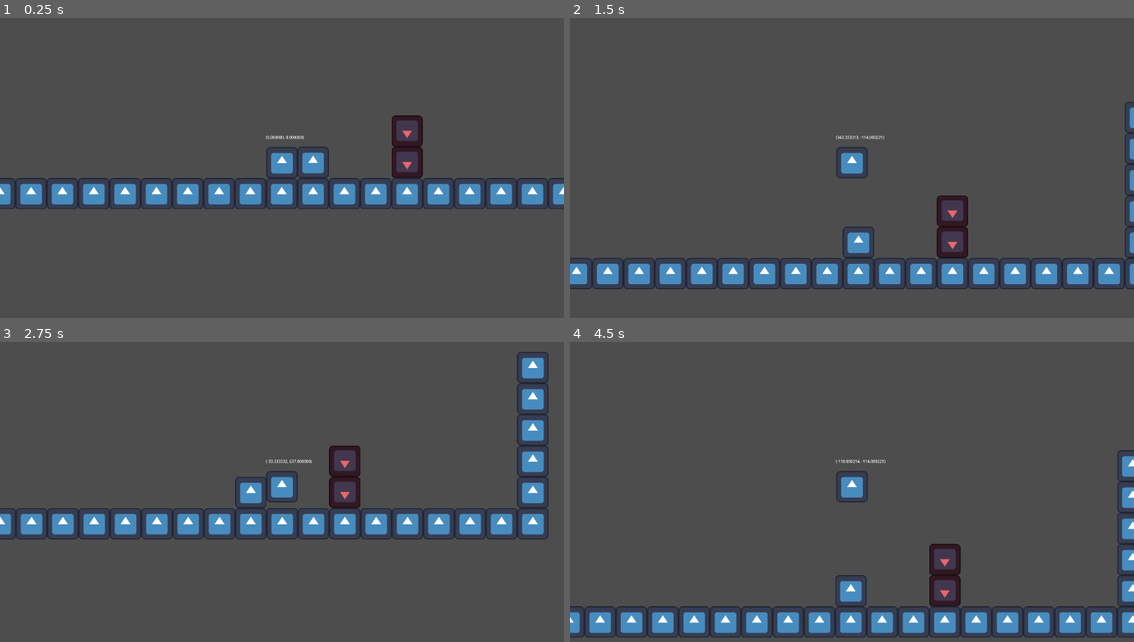
Above: before the commit, frames 1-4 (two rows, left to right).
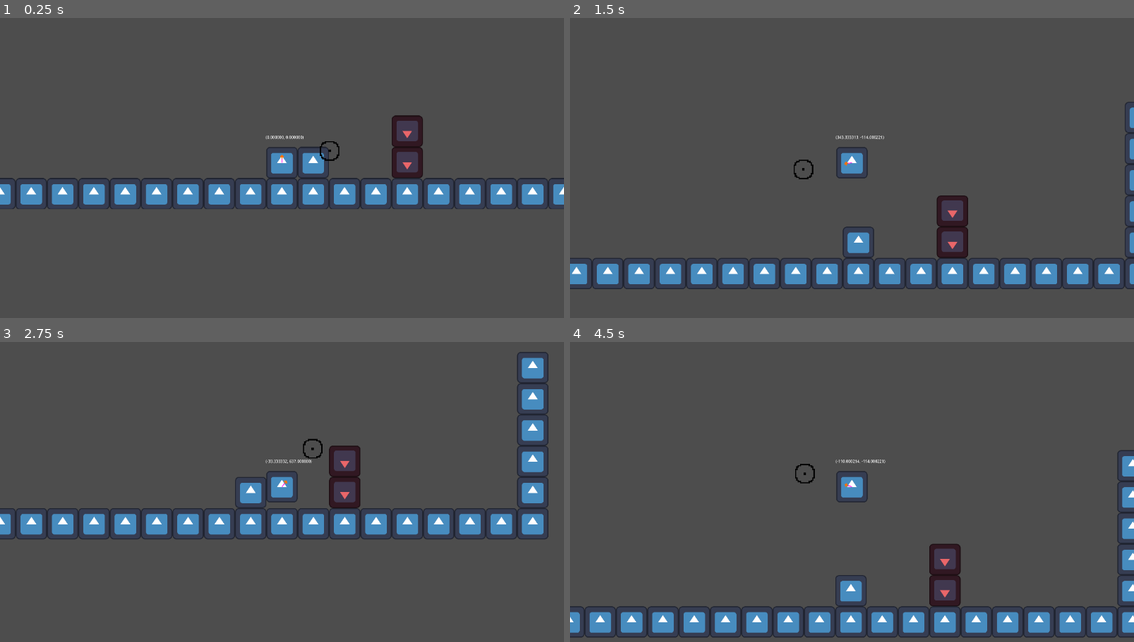
Above: after the commit, the same moments.

Repository: CWmain/ParryPlatformer
Game: Godot game, scene res://levels/test_level.tscn
The game is run twice, just before and just after one commit, with the same random seed, the same clock (stepped at 60 frames per second) and the same inputs. The engine's default icon, where the game draws it, is replaced by a stand-in: a white triangle on a blue panel in a dark square.
Inputs (mouse positions are in pixels of both pictures, inside the frame that each line leads up to):
- Up to frame 1 (0.25 s): no input
- Up to frame 2 (1.5 s): tap Enter at 0.5 s; move the mouse to (976, 147) at 0.52 s; hold Right (right) from 0.53 s (still down); right-click (976, 147) at 0.6 s; tap W (jump) at 0.77 s; move the mouse to (739, 180) at 1.27 s; right-click (739, 180) at 1.35 s
- Up to frame 3 (2.75 s): tap W (jump) at 1.52 s; move the mouse to (338, 417) at 2.02 s; release Right (right) at 2.03 s; hold A (left) from 2.03 s (still down); right-click (338, 417) at 2.1 s
- Up to frame 4 (4.5 s): move the mouse to (823, 549) at 2.77 s; release A (left) at 2.78 s; hold Right (right) 2.78-4.28 s; right-click (823, 549) at 2.85 s; tap W (jump) at 3.02, 3.77 s; move the mouse to (1021, 534) at 3.52 s; right-click (1021, 534) at 3.6 s; move the mouse to (682, 438) at 4.27 s; hold A (left) from 4.28 s (still down); right-click (682, 438) at 4.35 s

The runs differ from the first frame. In frame 1, 0.7% of the frame differs, in the area x 0-100%, y 37-63%; in frame 2, 0.1%; in frame 3, 0.5%; in frame 4, 0.4%.

Commit message:
Basic grapple made, need to make it remeber where the click was, and maybe refactor so it dosen't need to change 3 variables, but thats a maybe

Diff:
--- a/levels/test_level.tscn
+++ b/levels/test_level.tscn
@@ -32,10 +32,10 @@
 
 [node name="Test_Level" type="Node2D"]
 
-[node name="CharacterBody2D" parent="." instance=ExtResource("1_180av")]
-position = Vector2(71, -74)
-
 [node name="TileMap" type="TileMap" parent="."]
 tile_set = SubResource("TileSet_d31uy")
 format = 2
 layer_0/tile_data = PackedInt32Array(0, 0, 0, 1, 0, 0, 2, 0, 0, 3, 0, 0, 4, 0, 0, 65535, 0, 0, 65534, 0, 0, 65533, 0, 0 …(1109 unchanged characters)…
+
+[node name="CharacterBody2D" parent="." instance=ExtResource("1_180av")]
+position = Vector2(71, -74)
--- /dev/null
+++ b/objects/grapple_hook.tscn
@@ -0,0 +1,31 @@
+[gd_scene load_steps=5 format=3 uid="uid://brcbjs6gq08tt"]
+
+[ext_resource type="Script" path="res://scripts/GrappleHook.gd" id="1_8ahqd"]
+[ext_resource type="Texture2D" uid="uid://cynql5ctgii1a" path="res://sprites/crosshair.png" id="2_pxbsi"]
+[ext_resource type="Texture2D" uid="uid://kmwp4gp6kc1x" path="res://sprites/grapple_rope.png" id="3_v8wnh"]
+[ext_resource type="Texture2D" uid="uid://d2s44qn8phn1q" path="res://sprites/grapple_tip.png" id="4_fqinw"]
+
+[node name="GrappleHook" type="Node2D"]
+script = ExtResource("1_8ahqd")
+_grapple_length = 1000.0
+
+[node name="CrossHair" type="Sprite2D" parent="."]
+scale = Vector2(5, 5)
+texture = ExtResource("2_pxbsi")
+
+[node name="Rope" type="TextureRect" parent="."]
+anchors_preset = 5
+anchor_left = 0.5
+anchor_right = 0.5
+offset_left = -8.0
+offset_top = -16.0
+offset_right = 8.0
+grow_horizontal = 2
+pivot_offset = Vector2(8, 16)
+size_flags_vertical = 3
+texture = ExtResource("3_v8wnh")
+stretch_mode = 1
+
+[node name="Tip" type="Sprite2D" parent="Rope"]
+position = Vector2(8, -8)
+texture = ExtResource("4_fqinw")
--- a/objects/player.tscn
+++ b/objects/player.tscn
@@ -1,7 +1,8 @@
-[gd_scene load_steps=5 format=3 uid="uid://b4qjpodd7kvoc"]
+[gd_scene load_steps=6 format=3 uid="uid://b4qjpodd7kvoc"]
 
 [ext_resource type="Texture2D" uid="uid://5hnn81diydxj" path="res://icon.svg" id="1_dj2ka"]
 [ext_resource type="Script" path="res://scripts/player.gd" id="1_uusmc"]
+[ext_resource type="PackedScene" uid="uid://brcbjs6gq08tt" path="res://objects/grapple_hook.tscn" id="3_olwds"]
 
 [sub_resource type="RectangleShape2D" id="RectangleShape2D_kb4k6"]
 size = Vector2(126, 126)
@@ -49,6 +50,8 @@
 offset_bottom = -84.0
 text = "Speed"
 
+[node name="GrappleHook" parent="." instance=ExtResource("3_olwds")]
+
 [connection signal="body_entered" from="WallJumpDetection/WallJumpDetectorRight" to="." method="_on_wall_jump_detector_right_body_entered"]
 [connection signal="body_exited" from="WallJumpDetection/WallJumpDetectorRight" to="." method="_on_wall_jump_detector_right_body_exited"]
 [connection signal="body_entered" from="WallJumpDetection/WallJumpDetectorLeft" to="." method="_on_wall_jump_detector_left_body_entered"]
--- a/project.godot
+++ b/project.godot
@@ -40,6 +40,12 @@
 "deadzone": 0.5,
 "events": [Object(InputEventKey,"resource_local_to_scene":false,"resource_name":"","device":-1,"window_id":0,"alt_pressed":false,"shift_pressed":false,"ctrl_pressed":false,"meta_pressed":false,"pressed":false,"keycode":0,"physical_keycode":83,"key_label":0,"unicode":115,"echo":false,"script":null)
 , Object(InputEventKey,"resource_local_to_scene":false,"resource_name":"","device":-1,"window_id":0,"alt_pressed":false,"shift_pressed":false,"ctrl_pressed":false,"meta_pressed":false,"pressed":false,"keycode":0,"physical_keycode":4194322,"key_label":0,"unicode":0,"echo":false,"script":null)
+, Object(InputEventKey,"resource_local_to_scene":false,"resource_name":"","device":-1,"window_id":0,"alt_pressed":false,"shift_pressed":false,"ctrl_pressed":false,"meta_pressed":false,"pressed":false,"keycode":0,"physical_keycode":4194326,"key_label":0,"unicode":0,"echo":false,"script":null)
+]
+}
+grapple={
+"deadzone": 0.5,
+"events": [Object(InputEventMouseButton,"resource_local_to_scene":false,"resource_name":"","device":-1,"window_id":0,"alt_pressed":false,"shift_pressed":false,"ctrl_pressed":false,"meta_pressed":false,"button_mask":0,"position":Vector2(0, 0),"global_position":Vector2(0, 0),"factor":1.0,"button_index":2,"canceled":false,"pressed":false,"double_click":false,"script":null)
 ]
 }
 
@@ -47,3 +53,7 @@
 
 2d_physics/layer_1="Ground and Walls"
 2d_physics/layer_2="Wall Jump"
+
+[rendering]
+
+textures/canvas_textures/default_texture_filter=0
--- /dev/null
+++ b/scripts/GrappleHook.gd
@@ -0,0 +1,29 @@
+extends Node2D
+
+
+@export var _cross_hair_radius : float = 200
+@export var _grapple_length : float = 500
+@export var _grapple_rope_speed : float = 100
+@onready var _cross_hair = $CrossHair
+
+@onready var _rope = $Rope
+
+var isGrappling: bool = false
+var _mouse_pos_normal: Vector2 = Vector2(1,0)
+
+func _process(_delta):
+	_mouse_pos_normal = get_local_mouse_position().normalized()
+	_cross_hair.position = _mouse_pos_normal * _cross_hair_radius
+
+func _physics_process(_delta):
+	if isGrappling:
+		_rope.rotation = _cross_hair.position.angle() + PI/2
+		if _rope.size.y < _grapple_length:
+			_rope.size.y += _grapple_rope_speed
+			_rope.pivot_offset.y += _grapple_rope_speed
+			_rope.position.y -= _grapple_rope_speed
+	else:
+		if _rope.size.y > 16:
+			_rope.size.y -= _grapple_rope_speed
+			_rope.pivot_offset.y -= _grapple_rope_speed
+			_rope.position.y += _grapple_rope_speed
--- a/scripts/player.gd
+++ b/scripts/player.gd
@@ -17,6 +17,7 @@
 const WALL_JUMP_SPEED = 1000
 
 @onready var speed_label = $SpeedLabel
+@onready var grapple_hook = $GrappleHook
 
 # Get the gravity from the project settings to be synced with RigidBody nodes.
 var gravity = ProjectSettings.get_setting("physics/2d/default_gravity")
@@ -44,6 +45,13 @@
 	# Handle hold down
 	if Input.is_action_just_pressed("down") and !is_on_floor():
 		velocity.y = -JUMP_VELOCITY
+
+	if Input.is_action_just_pressed("grapple"):
+		print("here\n")
+		grapple_hook.isGrappling = true
+
+	if Input.is_action_just_released("grapple"):
+		grapple_hook.isGrappling = false
 
 	# Get the input direction and handle the movement/deceleration.
 	# As good practice, you should replace UI actions with custom gameplay actions.
Binary file added: sprites/crosshair.png
Not shown, added: sprites/crosshair.png.import
Binary file added: sprites/grapple_rope.png
Not shown, added: sprites/grapple_rope.png.import
Binary file added: sprites/grapple_tip.png
Not shown, added: sprites/grapple_tip.png.import
Not shown, added: objects/gra68AA.tmp
